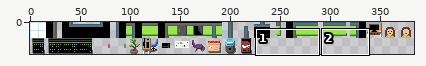
Sprite sheet, stored at src/assets/tilesets/interior.png. Above, an overview of the earlier version with the close-up marked.
Close-up. Before the commit:
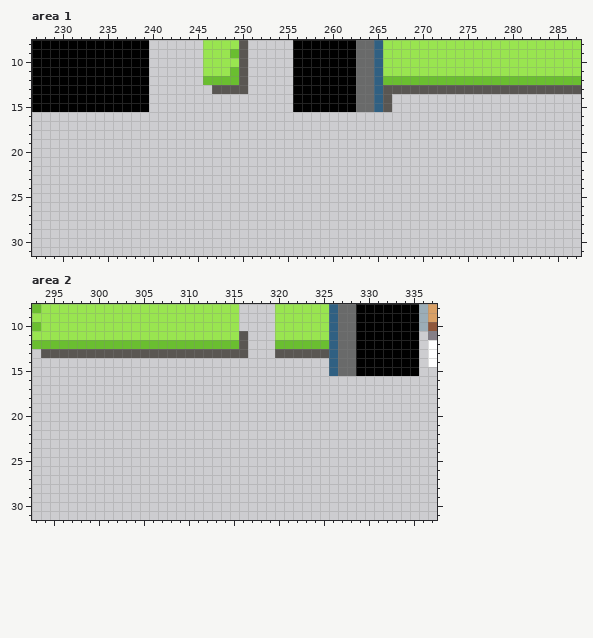
The file is 384x32 pixels. Shown: area 1: x 227..287, y 8..31; area 2: x 293..337, y 8..31.
After:
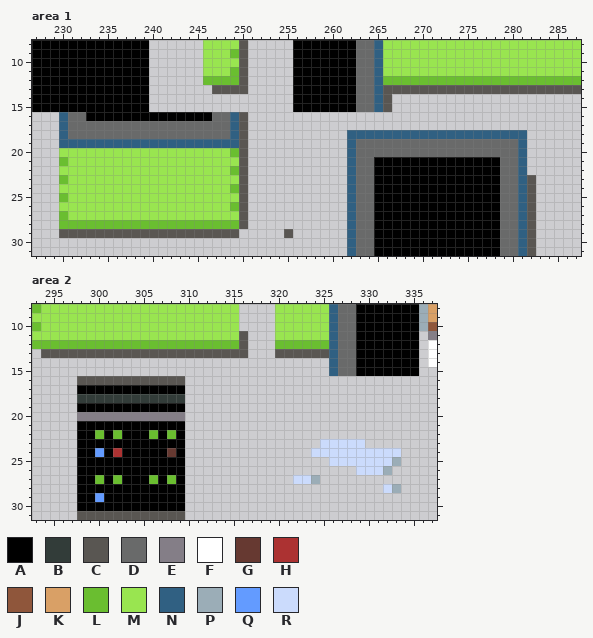
Palette (. is transparent): A #000000  B #323c39  C #595652  D #696a6a  E #847e87  F #ffffff  G #663931  H #ac3232  J #8f563b  K #d9a066  L #6abe30  M #99e550  N #306082  P #9badb7  Q #639bff  R #cbdbfc
Difference:
{"where": "area 1"}
{"y":16,"x":230,"old":".....................","new":"NDDAAAAAAAAAAAAAADDNC"}
{"y":17,"x":230,"old":".....................","new":"NDDDDDDDDDDDDDDDDDDNC"}
{"y":18,"x":230,"old":".....................","new":"NDDDDDDDDDDDDDDDDDDNC"}
{"y":18,"x":262,"old":"....................","new":"NNNNNNNNNNNNNNNNNNNN"}
{"y":19,"x":230,"old":".....................","new":"NNNNNNNNNNNNNNNNNNNNC"}
{"y":19,"x":262,"old":"....................","new":"NDDDDDDDDDDDDDDDDDDN"}
{"y":20,"x":230,"old":".....................","new":"MMMMMMMMMMMMMMMMMMMLC"}
{"y":20,"x":262,"old":"....................","new":"NDDDDDDDDDDDDDDDDDDN"}
{"y":21,"x":230,"old":".....................","new":"LMMMMMMMMMMMMMMMMMMMC"}
{"y":21,"x":262,"old":"....................","new":"NDDAAAAAAAAAAAAAADDN"}
{"y":22,"x":230,"old":".....................","new":"MMMMMMMMMMMMMMMMMMMLC"}
{"y":22,"x":262,"old":"....................","new":"NDDAAAAAAAAAAAAAADDN"}
{"y":23,"x":230,"old":".....................","new":"LMMMMMMMMMMMMMMMMMMMC"}
{"y":23,"x":262,"old":".....................","new":"NDDAAAAAAAAAAAAAADDNC"}
{"y":24,"x":230,"old":".....................","new":"MMMMMMMMMMMMMMMMMMMLC"}
{"y":24,"x":262,"old":".....................","new":"NDDAAAAAAAAAAAAAADDNC"}
{"y":25,"x":230,"old":".....................","new":"LMMMMMMMMMMMMMMMMMMMC"}
{"y":25,"x":262,"old":".....................","new":"NDDAAAAAAAAAAAAAADDNC"}
{"y":26,"x":230,"old":".....................","new":"MMMMMMMMMMMMMMMMMMMLC"}
{"y":26,"x":262,"old":".....................","new":"NDDAAAAAAAAAAAAAADDNC"}
{"y":27,"x":230,"old":".....................","new":"LMMMMMMMMMMMMMMMMMMMC"}
{"y":27,"x":262,"old":".....................","new":"NDDAAAAAAAAAAAAAADDNC"}
{"y":28,"x":230,"old":".....................","new":"LLLLLLLLLLLLLLLLLLLLC"}
{"y":28,"x":262,"old":".....................","new":"NDDAAAAAAAAAAAAAADDNC"}
{"y":29,"x":230,"old":"....................","new":"CCCCCCCCCCCCCCCCCCCC"}
{"y":29,"x":255,"old":".","new":"C"}
{"y":29,"x":262,"old":".....................","new":"NDDAAAAAAAAAAAAAADDNC"}
{"y":30,"x":262,"old":".....................","new":"NDDAAAAAAAAAAAAAADDNC"}
{"y":31,"x":262,"old":".....................","new":"NDDAAAAAAAAAAAAAADDNC"}
{"where": "area 2"}
{"y":16,"x":298,"old":"............","new":"CCCCCCCCCCCC"}
{"y":17,"x":298,"old":"............","new":"AAAAAAAAAAAA"}
{"y":18,"x":298,"old":"............","new":"BBBBBBBBBBBB"}
{"y":19,"x":298,"old":"............","new":"AAAAAAAAAAAA"}
{"y":20,"x":298,"old":"............","new":"EEEEEEEEEEEE"}
{"y":21,"x":298,"old":"............","new":"AAAAAAAAAAAA"}
{"y":22,"x":298,"old":"............","new":"AALALAAALALA"}
{"y":23,"x":298,"old":"............","new":"AAAAAAAAAAAA"}
{"y":23,"x":325,"old":".....","new":"RRRRR"}
{"y":24,"x":298,"old":"............","new":"AAQAHAAAAAGA"}
{"y":24,"x":324,"old":"..........","new":"RRRRRRRRRR"}
{"y":25,"x":298,"old":"............","new":"AAAAAAAAAAAA"}
{"y":25,"x":326,"old":"........","new":"RRRRRRRP"}
{"y":26,"x":298,"old":"............","new":"AAAAAAAAAAAA"}
{"y":26,"x":329,"old":"....","new":"RRRP"}
{"y":27,"x":298,"old":"............","new":"AALALAAALALA"}
{"y":27,"x":322,"old":"...","new":"RRP"}
{"y":28,"x":298,"old":"............","new":"AAAAAAAAAAAA"}
{"y":28,"x":332,"old":"..","new":"RP"}
{"y":29,"x":298,"old":"............","new":"AAQAAAAAAAAA"}
{"y":30,"x":298,"old":"............","new":"AAAAAAAAAAAA"}
{"y":31,"x":298,"old":"............","new":"CCCCCCCCCCCC"}
{"label":"added","picture_box":[59,112,248,238]}
{"label":"added","picture_box":[347,130,536,256]}
{"label":"added","picture_box":[284,229,293,238]}
{"label":"added","picture_box":[77,376,185,520]}
{"label":"added","picture_box":[293,439,401,493]}
